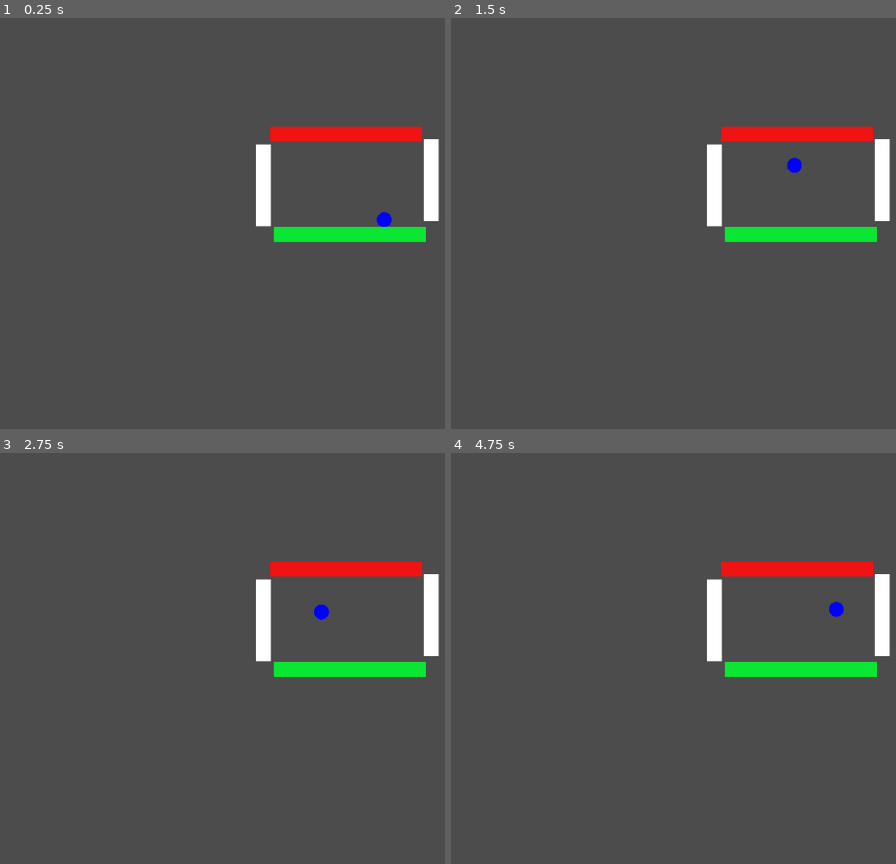
Above: before the commit, frames 1-4 (two rows, left to right).
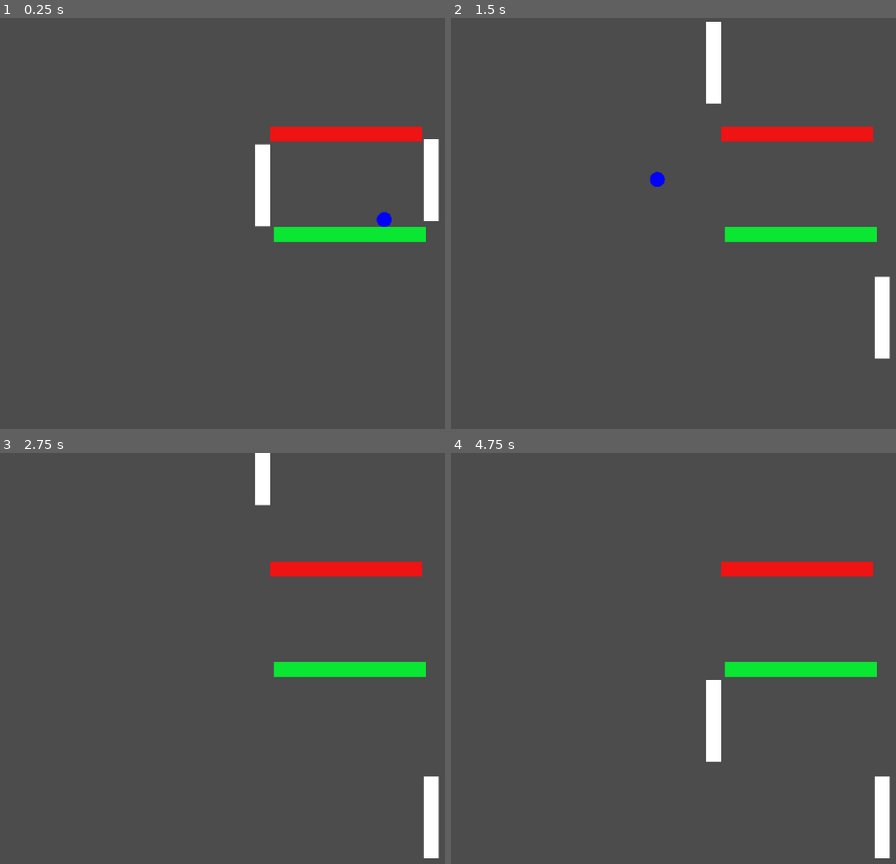
Above: after the commit, the same moments.

Repository: bitwes/GutTutorials
Game: Godot game, scene res://scenes/Game.tscn
Two runs of this game, one before a commit and one after it. Both use one fixed random seed, a clock stepped at 60 frames per second and the inputs below. The project has no main scene, so this scene is started directly.
Inputs:
- Up to frame 1 (0.25 s): no input
- Up to frame 2 (1.5 s): hold A (P1_Up, bound only after the commit) 0.53-1.28 s; hold Down (P2_Down, bound only after the commit) 0.53-1.28 s; tap Up (P2_Up, bound only after the commit) at 0.8, 1.35 s; hold Z (P1_Down, bound only after the commit) from 1.28 s (still down)
- Up to frame 3 (2.75 s): tap Down (P2_Down, bound only after the commit) at 1.55 s; release Z (P1_Down, bound only after the commit) at 2.03 s; hold A (P1_Up, bound only after the commit) from 2.03 s (still down); hold Down (P2_Down, bound only after the commit) from 2.03 s (still down); tap Up (P2_Up, bound only after the commit) at 2.3 s
- Up to frame 4 (4.75 s): release Down (P2_Down, bound only after the commit) at 2.78 s; tap Up (P2_Up, bound only after the commit) at 2.85, 3.8, 4.35 s; tap Down (P2_Down, bound only after the commit) at 3.05, 4.55 s; release A (P1_Up, bound only after the commit) at 3.53 s; hold Down (P2_Down, bound only after the commit) 3.53-4.28 s; hold Z (P1_Down, bound only after the commit) from 3.53 s (still down)

The runs differ from the first frame. In frame 1, less than 0.1% of the frame differs, in the area x 57-61%, y 30-51%; in frame 2, 3.0%, in the area x 44-99%, y 0-84%; in frame 3, 2.7%; in frame 4, 2.9%.

Commit message:
wired up keys, test and fix wall/paddle collision

Diff:
--- a/TddAndPong/Episode4/project.godot
+++ b/TddAndPong/Episode4/project.godot
@@ -22,6 +22,29 @@
 
 enabled=PoolStringArray( "gut" )
 
+[input]
+
+P1_Up={
+"deadzone": 0.5,
+"events": [ Object(InputEventKey,"resource_local_to_scene":false,"resource_name":"","device":0,"alt":false,"shift":false,"control":false,"meta":false,"command":false,"pressed":false,"scancode":65,"unicode":0,"echo":false,"script":null)
+ ]
+}
+P2_Down={
+"deadzone": 0.5,
+"events": [ Object(InputEventKey,"resource_local_to_scene":false,"resource_name":"","device":0,"alt":false,"shift":false,"control":false,"meta":false,"command":false,"pressed":false,"scancode":16777234,"unicode":0,"echo":false,"script":null)
+ ]
+}
+P1_Down={
+"deadzone": 0.5,
+"events": [ Object(InputEventKey,"resource_local_to_scene":false,"resource_name":"","device":0,"alt":false,"shift":false,"control":false,"meta":false,"command":false,"pressed":false,"scancode":90,"unicode":0,"echo":false,"script":null)
+ ]
+}
+P2_Up={
+"deadzone": 0.5,
+"events": [ Object(InputEventKey,"resource_local_to_scene":false,"resource_name":"","device":0,"alt":false,"shift":false,"control":false,"meta":false,"command":false,"pressed":false,"scancode":16777232,"unicode":0,"echo":false,"script":null)
+ ]
+}
+
 [rendering]
 
 environment/default_environment="res://default_env.tres"
--- a/TddAndPong/Episode4/scenes/Game.tscn
+++ b/TddAndPong/Episode4/scenes/Game.tscn
@@ -20,7 +20,7 @@
 _color = Color( 0.0431373, 0.909804, 0.2, 1 )
 
 [node name="P1Paddle" parent="." instance=ExtResource( 4 )]
-position = Vector2( 353, 225 )
+position = Vector2( 352, 225 )
 
 [node name="P2Paddle" parent="." instance=ExtResource( 4 )]
 position = Vector2( 578, 218 )
--- a/TddAndPong/Episode4/scenes/Paddle.tscn
+++ b/TddAndPong/Episode4/scenes/Paddle.tscn
@@ -6,6 +6,7 @@
 extents = Vector2( 10, 55 )
 
 [node name="Paddle" type="Area2D"]
+collision_mask = 2
 script = ExtResource( 1 )
 
 [node name="Shape" type="CollisionShape2D" parent="."]
--- a/TddAndPong/Episode4/scenes/Wall.tscn
+++ b/TddAndPong/Episode4/scenes/Wall.tscn
@@ -6,6 +6,7 @@
 extents = Vector2( 102, 10 )
 
 [node name="Wall" type="Area2D"]
+collision_mask = 2
 script = ExtResource( 1 )
 
 [node name="Shape" type="CollisionShape2D" parent="."]
--- a/TddAndPong/Episode4/scripts/game.gd
+++ b/TddAndPong/Episode4/scripts/game.gd
@@ -3,3 +3,16 @@
 func _ready():
 	$Ball.set_speed(300)
 	$Ball.set_direction(Vector2(1, 1))
+
+	$P1Paddle.set_speed(300)
+	$P2Paddle.set_speed(300)
+
+func _process(delta):
+	if Input.is_action_pressed("P1_Up"):
+		$P1Paddle.move_up(delta)
+	if Input.is_action_pressed("P1_Down"):
+		$P1Paddle.move_down(delta)
+	if Input.is_action_pressed("P2_Up"):
+		$P2Paddle.move_up(delta)
+	if Input.is_action_pressed("P2_Down"):
+		$P2Paddle.move_down(delta)
--- /dev/null
+++ b/TddAndPong/Episode4/test/integration/test_wall_and_paddle.gd
@@ -0,0 +1,21 @@
+extends 'res://addons/gut/test.gd'
+
+var WallScene = load('res://scenes/Wall.tscn')
+var PaddleScene = load('res://scenes/Paddle.tscn')
+
+func test_overlaps_of_wall_and_paddle_does_not_caue_error():
+	var wall = WallScene.instance()
+	var paddle = PaddleScene.instance()
+
+	wall.set_position(Vector2(100, 100))
+	paddle.set_position(Vector2(120, 300))
+
+	add_child(wall)
+	add_child(paddle)
+
+	paddle.set_speed(20)
+	for i in range(10):
+		paddle.move_up(1)
+		yield(yield_for(.1), YIELD)
+
+	assert_true(true, 'we got here')
